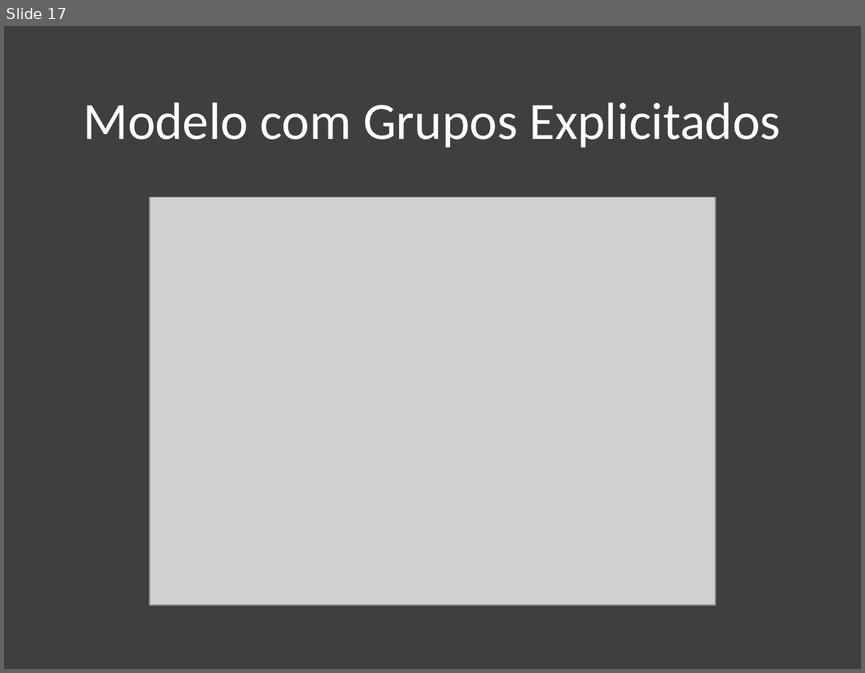
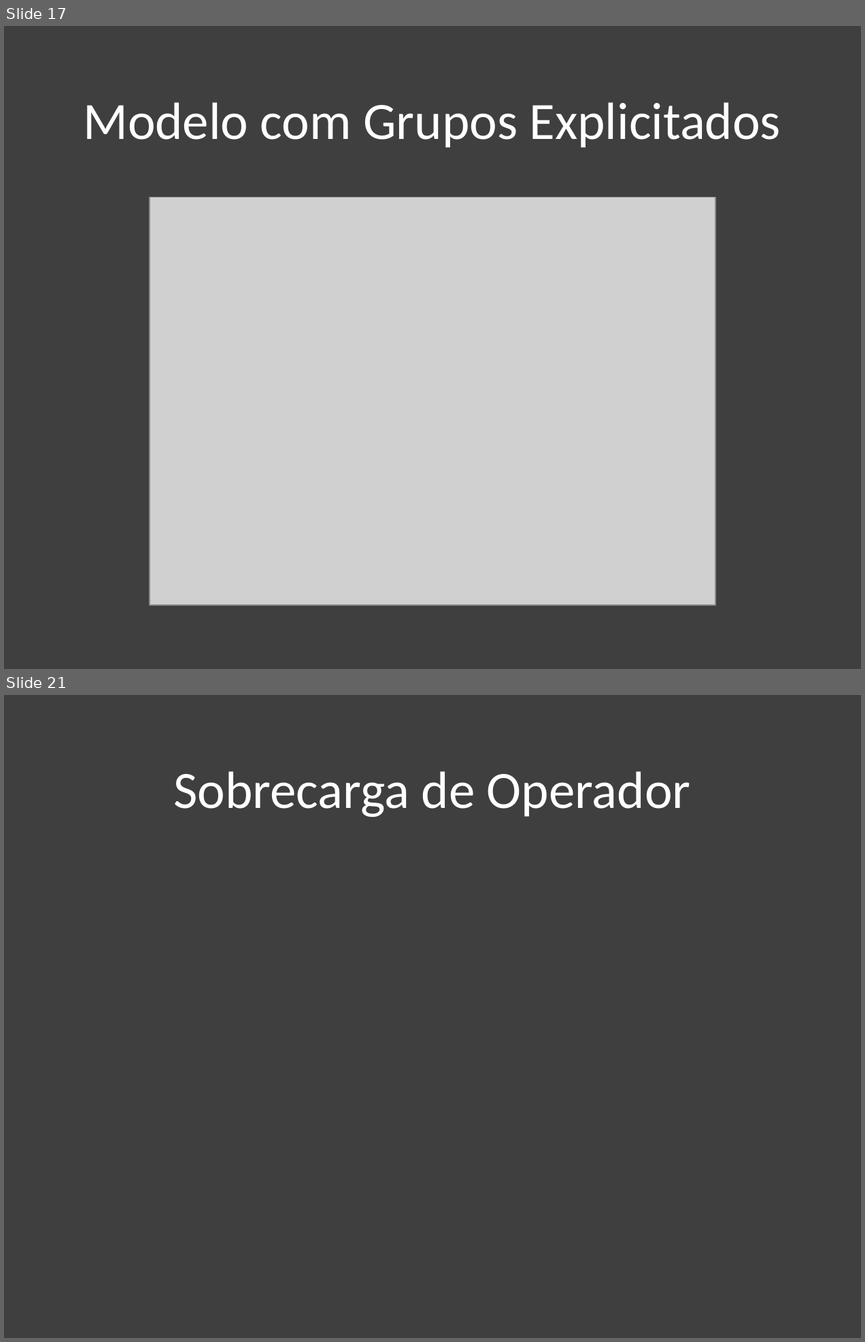
Before and after one commit to danisson/final-cg1, a slide deck: apresentação/Trabalho de CG1.pptx. Shown one above the other, each under a label of ours: slide 17 before the commit, slides 17 and 21 after it; the slides between them are not shown. The pictures are 865x673 and 865x1342 pixels, drawn with LibreOffice and Linux fonts; fonts in the diff are those of the drawing; grey boxes stand for pictures. Boxes give left, top, right and bottom in pixels: in the first picture for what was removed or moved away, otherwise in the second. Text is boxed around its words. In the diff, an @@ line names an element or a change of style, - is before the commit and + after.

```diff
--- a/apresentação/Trabalho de CG1.pptx
+++ b/apresentação/Trabalho de CG1.pptx
@@ slide 21 added at (4,695,861,1338), background #3F3F3F @@
@@ title added at (174,771,691,817), 44 pt, text #FFFFFF @@
+Sobrecarga de Operador
```
Also in this commit, not shown: 3 slides changed, 3 other slides added, 1 other file.
